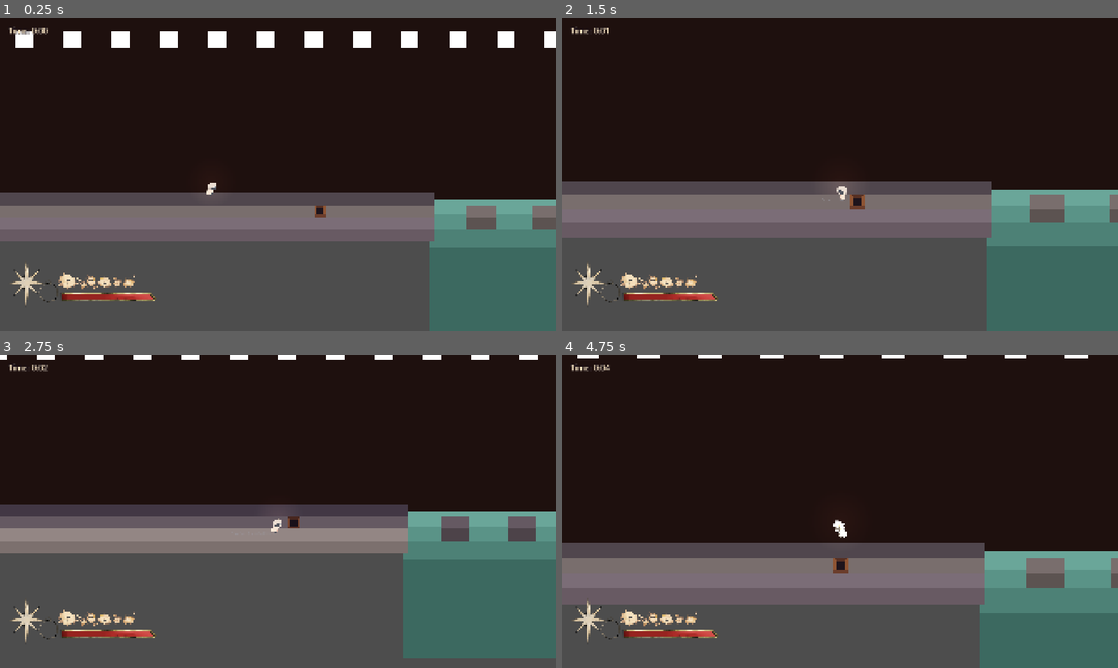
Above: before the commit, frames 1-4 (two rows, left to right).
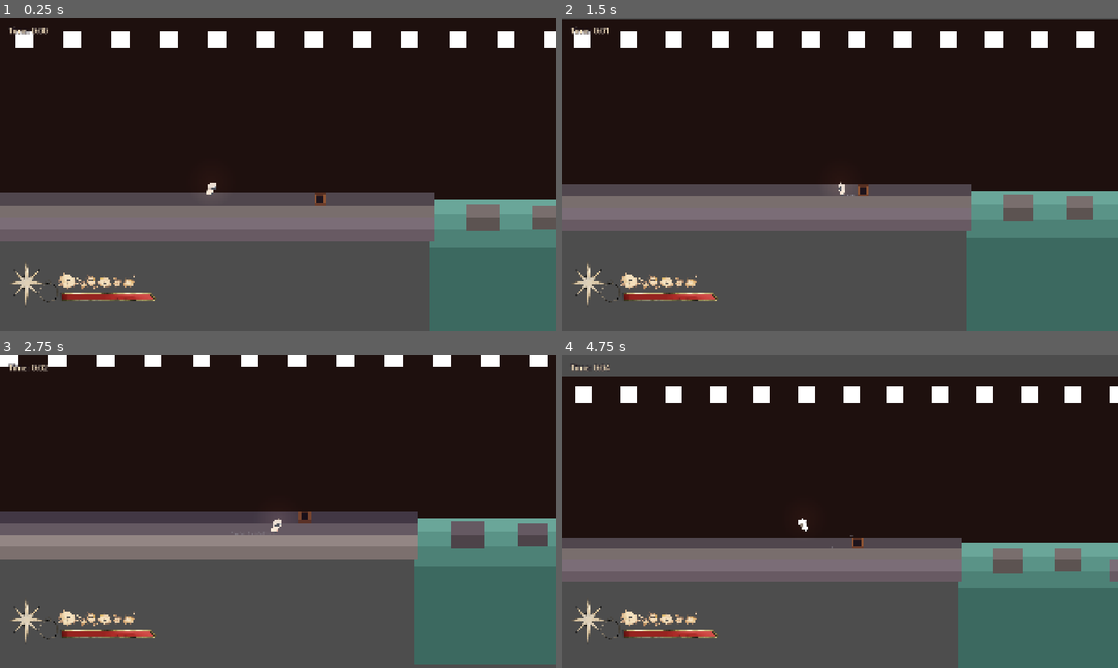
Above: after the commit, the same moments.

Repository: EkaterinaZakharova-13/purgatory-game
Game: Godot game, scene res://Scenes/Levels/main.tscn
Same seed, same stepped clock (60 frames per second), same inputs: the game is played once before the commit and once after it. The engine's default icon, where the game draws it, is replaced by a stand-in: a white triangle on a blue panel in a dark square.
Inputs:
- Up to frame 1 (0.25 s): no input
- Up to frame 2 (1.5 s): hold D (right) 0.53-1.28 s; tap Shift (dash) at 0.6 s; tap Space (jump) at 0.77 s; tap F (orb_platform) at 0.8, 1.35 s; hold A (left) from 1.28 s (still down)
- Up to frame 3 (2.75 s): tap Space (jump) at 1.52 s; tap Shift (dash) at 1.55 s; release A (left) at 2.03 s; hold D (right) from 2.03 s (still down); tap S (closer) at 2.1 s; tap F (orb_platform) at 2.3 s
- Up to frame 4 (4.75 s): tap Shift (dash) at 2.85, 4.55 s; tap Space (jump) at 3.02, 3.77, 4.52 s; release D (right) at 3.53 s; hold A (left) from 3.53 s (still down); tap W (further) at 3.6 s; tap F (orb_platform) at 3.8, 4.35 s

The runs differ from the first frame. In frame 1, 0.3% of the frame differs, in the area x 56-90%, y 55-68%; in frame 2, 8.5%; in frame 3, 11%; in frame 4, 21%, in the area x 0-100%, y 0-100%.

Commit message:
Update dash and orb platform behavior

Diff:
--- a/Scenes/Entities/player.tscn
+++ b/Scenes/Entities/player.tscn
@@ -13,7 +13,7 @@
 size = Vector2(14, 44.5)
 
 [sub_resource type="RectangleShape2D" id="RectangleShape2D_voe2a"]
-size = Vector2(14, 44.5)
+size = Vector2(14, 28)
 
 [sub_resource type="Gradient" id="Gradient_player_glow"]
 offsets = PackedFloat32Array(0, 1)
@@ -110,7 +110,7 @@
 [node name="CloserCheck" type="Area2D" parent="." unique_id=878074665]
 
 [node name="CollisionShape2D" type="CollisionShape2D" parent="CloserCheck" unique_id=1223669340]
-position = Vector2(0, -5.75)
+position = Vector2(0, -14)
 shape = SubResource("RectangleShape2D_voe2a")
 
 [connection signal="animation_finished" from="AnimationPlayer" to="." method="_on_animation_finished"]
--- a/Scenes/Levels/main.tscn
+++ b/Scenes/Levels/main.tscn
@@ -4,9 +4,19 @@
 [ext_resource type="Script" uid="uid://bkhjuv1q4d3lk" path="res://Scripts/layer_manager.gd" id="2_yjsus"]
 [ext_resource type="PackedScene" path="res://Scenes/Entities/orb_crate.tscn" id="3_crate"]
 [ext_resource type="PackedScene" path="res://Scenes/UI/player_hud.tscn" id="4_hud"]
+[ext_resource type="PackedScene" path="res://Scenes/Entities/orb_platform.tscn" id="5_platform"]
 
 [sub_resource type="RectangleShape2D" id="RectangleShape2D_rtip2"]
-size = Vector2(4, 16)
+size = Vector2(4, 32)
+
+[sub_resource type="RectangleShape2D" id="SupportShapeSmall"]
+size = Vector2(74.00002, 29)
+
+[sub_resource type="RectangleShape2D" id="SupportShapeWide"]
+size = Vector2(143.36, 32)
+
+[sub_resource type="RectangleShape2D" id="SupportShapeExtension"]
+size = Vector2(67.2, 32)
 
 [node name="Main" type="Node" unique_id=767089903]
 
@@ -52,19 +62,16 @@
 [node name="Player" parent="." unique_id=456008934 instance=ExtResource("2_u872a")]
 position = Vector2(560, 440)
 
-[node name="OrbCrate" parent="." instance=ExtResource("3_crate")]
-position = Vector2(850, 536)
-current_layer = 2
-
-[node name="OrbCrate2" parent="." instance=ExtResource("3_crate")]
-position = Vector2(1626, 536)
-current_layer = 2
-
-[node name="OrbCrate3" parent="." instance=ExtResource("3_crate")]
-position = Vector2(2025, 536)
-current_layer = 2
-
-[node name="PlayerHUD" parent="." instance=ExtResource("4_hud")]
+[node name="OrbCrate" parent="." unique_id=1770349636 instance=ExtResource("3_crate")]
+position = Vector2(850, 504)
+
+[node name="OrbCrate2" parent="." unique_id=1708099566 instance=ExtResource("3_crate")]
+position = Vector2(3224, 504)
+
+[node name="OrbCrate3" parent="." unique_id=868827589 instance=ExtResource("3_crate")]
+position = Vector2(2174, 504)
+
+[node name="PlayerHUD" parent="." unique_id=1759663052 instance=ExtResource("4_hud")]
 
 [node name="LayerManager" type="Node2D" parent="." unique_id=530471857 groups=["LayerManager"]]
 script = ExtResource("2_yjsus")
@@ -80,7 +87,7 @@
 metadata/_edit_group_ = true
 
 [node name="CollisionShape2D" type="CollisionShape2D" parent="LayerManager/Layer3/Ground" unique_id=518169756]
-position = Vector2(32, -16)
+position = Vector2(32, -32)
 scale = Vector2(16, 2)
 shape = SubResource("RectangleShape2D_rtip2")
 
@@ -97,7 +104,7 @@
 metadata/_edit_group_ = true
 
 [node name="CollisionShape2D" type="CollisionShape2D" parent="LayerManager/Layer3/Ground2" unique_id=2050963441]
-position = Vector2(32, -16)
+position = Vector2(32, -32)
 scale = Vector2(16, 2)
 shape = SubResource("RectangleShape2D_rtip2")
 
@@ -114,7 +121,7 @@
 metadata/_edit_group_ = true
 
 [node name="CollisionShape2D" type="CollisionShape2D" parent="LayerManager/Layer3/Ground5" unique_id=1036435272]
-position = Vector2(32, -16)
+position = Vector2(32, -32)
 scale = Vector2(16, 2)
 shape = SubResource("RectangleShape2D_rtip2")
 
@@ -131,6 +138,59 @@
 scale = Vector2(8, 1)
 color = Color(0.40764993, 0.36278275, 0.35530746, 1)
 metadata/_edit_use_anchors_ = true
+
+[node name="SupportPlatform1240" type="StaticBody2D" parent="LayerManager/Layer3" unique_id=270396443]
+position = Vector2(1240, 520)
+
+[node name="CollisionShape2D" type="CollisionShape2D" parent="LayerManager/Layer3/SupportPlatform1240" unique_id=1664207697]
+position = Vector2(43.30005, 12)
+shape = SubResource("SupportShapeSmall")
+
+[node name="SupportPlatform1417" type="StaticBody2D" parent="LayerManager/Layer3" unique_id=1877789770]
+position = Vector2(1417, 520)
+
+[node name="CollisionShape2D" type="CollisionShape2D" parent="LayerManager/Layer3/SupportPlatform1417" unique_id=1811936727]
+position = Vector2(41, 14.5)
+shape = SubResource("SupportShapeSmall")
+
+[node name="SupportPlatform1576" type="StaticBody2D" parent="LayerManager/Layer3" unique_id=394769155]
+position = Vector2(1576, 520)
+
+[node name="CollisionShape2D" type="CollisionShape2D" parent="LayerManager/Layer3/SupportPlatform1576" unique_id=1788224271]
+position = Vector2(37.999977, 49)
+shape = SubResource("SupportShapeSmall")
+
+[node name="SupportPlatform1943" type="StaticBody2D" parent="LayerManager/Layer3" unique_id=1693831387]
+position = Vector2(1943, 520)
+
+[node name="CollisionShape2D" type="CollisionShape2D" parent="LayerManager/Layer3/SupportPlatform1943" unique_id=131452851]
+position = Vector2(38.999977, 16)
+shape = SubResource("SupportShapeSmall")
+
+[node name="SupportPlatform2136" type="StaticBody2D" parent="LayerManager/Layer3" unique_id=914154798]
+position = Vector2(2136, 520)
+
+[node name="CollisionShape2D" type="CollisionShape2D" parent="LayerManager/Layer3/SupportPlatform2136" unique_id=876465922]
+position = Vector2(39.0001, 17)
+shape = SubResource("SupportShapeSmall")
+
+[node name="SupportPlatform2317" type="StaticBody2D" parent="LayerManager/Layer3" unique_id=756902238]
+position = Vector2(2317, 520)
+
+[node name="CollisionShape2D" type="CollisionShape2D" parent="LayerManager/Layer3/SupportPlatform2317" unique_id=1150005492]
+position = Vector2(40.0001, 15)
+shape = SubResource("SupportShapeSmall")
+
+[node name="SupportPlatform2494" type="StaticBody2D" parent="LayerManager/Layer3" unique_id=393289912]
+position = Vector2(2494, 520)
+
+[node name="CollisionShape2D" type="CollisionShape2D" parent="LayerManager/Layer3/SupportPlatform2494" unique_id=1177172853]
+position = Vector2(38.0001, 17)
+shape = SubResource("SupportShapeSmall")
+
+[node name="OrbPlatform" parent="LayerManager/Layer3" unique_id=252267087 instance=ExtResource("5_platform")]
+position = Vector2(1825, 482)
+scale = Vector2(0.58, 0.58)
 
 [node name="Layer2" type="Node2D" parent="LayerManager" unique_id=541892398]
 modulate = Color(0.8235294, 0.8235294, 0.8235294, 1)
@@ -142,7 +202,7 @@
 metadata/_edit_group_ = true
 
 [node name="CollisionShape2D" type="CollisionShape2D" parent="LayerManager/Layer2/Ground" unique_id=1392604211]
-position = Vector2(32, -16)
+position = Vector2(32, -32)
 scale = Vector2(16, 2)
 shape = SubResource("RectangleShape2D_rtip2")
 
@@ -159,7 +219,7 @@
 metadata/_edit_group_ = true
 
 [node name="CollisionShape2D" type="CollisionShape2D" parent="LayerManager/Layer2/Ground4" unique_id=37553215]
-position = Vector2(32, -16)
+position = Vector2(32, -32)
 scale = Vector2(16, 2)
 shape = SubResource("RectangleShape2D_rtip2")
 
@@ -172,11 +232,11 @@
 
 [node name="Ground2" type="StaticBody2D" parent="LayerManager/Layer2" unique_id=2057447417]
 position = Vector2(1240, 552)
-scale = Vector2(1.2000008, 0.5)
+scale = Vector2(1.35, 0.561)
 metadata/_edit_group_ = true
 
 [node name="CollisionShape2D" type="CollisionShape2D" parent="LayerManager/Layer2/Ground2" unique_id=270836724]
-position = Vector2(32, -16)
+position = Vector2(32, -32)
 scale = Vector2(16, 2)
 shape = SubResource("RectangleShape2D_rtip2")
 
@@ -200,7 +260,7 @@
 metadata/_edit_group_ = true
 
 [node name="CollisionShape2D" type="CollisionShape2D" parent="LayerManager/Layer2/Ground3" unique_id=518412951]
-position = Vector2(32, -16)
+position = Vector2(32, -32)
 scale = Vector2(16, 2)
 shape = SubResource("RectangleShape2D_rtip2")
 
@@ -224,7 +284,7 @@
 metadata/_edit_group_ = true
 
 [node name="CollisionShape2D" type="CollisionShape2D" parent="LayerManager/Layer2/Ground6" unique_id=494292878]
-position = Vector2(32, -16)
+position = Vector2(32, -32)
 scale = Vector2(16, 2)
 shape = SubResource("RectangleShape2D_rtip2")
 
@@ -248,7 +308,7 @@
 metadata/_edit_group_ = true
 
 [node name="CollisionShape2D" type="CollisionShape2D" parent="LayerManager/Layer2/Ground7" unique_id=2095611112]
-position = Vector2(32, -16)
+position = Vector2(32, -32)
 scale = Vector2(16, 2)
 shape = SubResource("RectangleShape2D_rtip2")
 
@@ -272,7 +332,7 @@
 metadata/_edit_group_ = true
 
 [node name="CollisionShape2D" type="CollisionShape2D" parent="LayerManager/Layer2/Ground8" unique_id=1601897834]
-position = Vector2(32, -16)
+position = Vector2(32, -32)
 scale = Vector2(16, 2)
 shape = SubResource("RectangleShape2D_rtip2")
 
@@ -296,7 +356,7 @@
 metadata/_edit_group_ = true
 
 [node name="CollisionShape2D" type="CollisionShape2D" parent="LayerManager/Layer2/Ground9" unique_id=900599743]
-position = Vector2(32, -16)
+position = Vector2(32, -32)
 scale = Vector2(16, 2)
 shape = SubResource("RectangleShape2D_rtip2")
 
@@ -313,6 +373,20 @@
 scale = Vector2(8, 1)
 color = Color(0.43850598, 0.39296445, 0.3859772, 1)
 metadata/_edit_use_anchors_ = true
+
+[node name="SupportPlatform1576" type="StaticBody2D" parent="LayerManager/Layer2" unique_id=1006642100]
+position = Vector2(1576, 552)
+
+[node name="CollisionShape2D" type="CollisionShape2D" parent="LayerManager/Layer2/SupportPlatform1576" unique_id=2035695693]
+position = Vector2(37.999977, 17)
+shape = SubResource("SupportShapeSmall")
+
+[node name="SupportPlatform1752" type="StaticBody2D" parent="LayerManager/Layer2" unique_id=2133665440]
+position = Vector2(1752, 552)
+
+[node name="CollisionShape2D" type="CollisionShape2D" parent="LayerManager/Layer2/SupportPlatform1752" unique_id=1216260283]
+position = Vector2(71.68, -16)
+shape = SubResource("SupportShapeWide")
 
 [node name="Layer1" type="Node2D" parent="LayerManager" unique_id=990853741]
 metadata/_edit_lock_ = true
@@ -323,7 +397,7 @@
 metadata/_edit_group_ = true
 
 [node name="CollisionShape2D" type="CollisionShape2D" parent="LayerManager/Layer1/Ground5" unique_id=133003470]
-position = Vector2(32, -16)
+position = Vector2(32, -32)
 scale = Vector2(16, 2)
 shape = SubResource("RectangleShape2D_rtip2")
 
@@ -347,7 +421,7 @@
 metadata/_edit_group_ = true
 
 [node name="CollisionShape2D" type="CollisionShape2D" parent="LayerManager/Layer1/Ground" unique_id=1502857119]
-position = Vector2(32, -16)
+position = Vector2(32, -32)
 scale = Vector2(16, 2)
 shape = SubResource("RectangleShape2D_rtip2")
 
@@ -371,7 +445,7 @@
 metadata/_edit_group_ = true
 
 [node name="CollisionShape2D" type="CollisionShape2D" parent="LayerManager/Layer1/Ground2" unique_id=51992860]
-position = Vector2(32, -16)
+position = Vector2(32, -32)
 scale = Vector2(16, 2)
 shape = SubResource("RectangleShape2D_rtip2")
 
@@ -395,7 +469,7 @@
 metadata/_edit_group_ = true
 
 [node name="CollisionShape2D" type="CollisionShape2D" parent="LayerManager/Layer1/Ground4" unique_id=229871297]
-position = Vector2(32, -16)
+position = Vector2(32, -32)
 scale = Vector2(16, 2)
 shape = SubResource("RectangleShape2D_rtip2")
 
@@ -412,6 +486,55 @@
 scale = Vector2(8, 1)
 color = Color(0.48668993, 0.43843925, 0.43103063, 1)
 metadata/_edit_use_anchors_ = true
+
+[node name="SupportPlatform1240" type="StaticBody2D" parent="LayerManager/Layer1" unique_id=1177062555]
+position = Vector2(1240, 584)
+
+[node name="CollisionShape2D" type="CollisionShape2D" parent="LayerManager/Layer1/SupportPlatform1240" unique_id=1630055231]
+position = Vector2(38.4, -16)
+shape = SubResource("SupportShapeSmall")
+
+[node name="SupportPlatform1417" type="StaticBody2D" parent="LayerManager/Layer1" unique_id=322896770]
+position = Vector2(1417, 584)
+
+[node name="CollisionShape2D" type="CollisionShape2D" parent="LayerManager/Layer1/SupportPlatform1417" unique_id=1968979901]
+position = Vector2(38.4, -16)
+shape = SubResource("SupportShapeSmall")
+
+[node name="SupportPlatform1943" type="StaticBody2D" parent="LayerManager/Layer1" unique_id=1870166005]
+position = Vector2(1943, 584)
+
+[node name="CollisionShape2D" type="CollisionShape2D" parent="LayerManager/Layer1/SupportPlatform1943" unique_id=1550696048]
+position = Vector2(38.4, -16)
+shape = SubResource("SupportShapeSmall")
+
+[node name="SupportPlatform2136" type="StaticBody2D" parent="LayerManager/Layer1" unique_id=1472858723]
+position = Vector2(2136, 584)
+
+[node name="CollisionShape2D" type="CollisionShape2D" parent="LayerManager/Layer1/SupportPlatform2136" unique_id=1014250936]
+position = Vector2(38.4, -16)
+shape = SubResource("SupportShapeSmall")
+
+[node name="SupportPlatform2317" type="StaticBody2D" parent="LayerManager/Layer1" unique_id=748767521]
+position = Vector2(2317, 584)
+
+[node name="CollisionShape2D" type="CollisionShape2D" parent="LayerManager/Layer1/SupportPlatform2317" unique_id=1928454327]
+position = Vector2(38.4, -16)
+shape = SubResource("SupportShapeSmall")
+
+[node name="SupportPlatform2494" type="StaticBody2D" parent="LayerManager/Layer1" unique_id=267041026]
+position = Vector2(2494, 584)
+
+[node name="CollisionShape2D" type="CollisionShape2D" parent="LayerManager/Layer1/SupportPlatform2494" unique_id=1623590773]
+position = Vector2(38.4, -16)
+shape = SubResource("SupportShapeSmall")
+
+[node name="SupportPlatform1828" type="StaticBody2D" parent="LayerManager/Layer1" unique_id=100348920]
+position = Vector2(1828.8, 584)
+
+[node name="CollisionShape2D" type="CollisionShape2D" parent="LayerManager/Layer1/SupportPlatform1828" unique_id=1290460274]
+position = Vector2(33.6, -16)
+shape = SubResource("SupportShapeExtension")
 
 [node name="WhiteBoxes" type="Node2D" parent="." unique_id=2058884979]
 
--- a/Scenes/UI/player_hud.gd
+++ b/Scenes/UI/player_hud.gd
@@ -6,7 +6,7 @@
 @export var sanity_recovery_delay := 2.0
 @export var recovery_flower_texture: Texture2D
 @export_range(1.0, 1.15) var orb_zoom_multiplier := 1.06
-@export_range(1.0, 1.6) var dash_zoom_multiplier := 1.35
+@export_range(0.75, 1.0) var dash_zoom_multiplier := 0.9
 @export_range(0.0, 0.3) var orb_vignette_strength := 0.16
 @export var screen_effect_smoothing := 8.0
 
@@ -41,7 +41,7 @@
 func _process(delta: float) -> void:
 	var orb_is_active := false
 	var orb_is_placed := false
-	var orb_is_in_crate := false
+	var orb_is_in_holder := false
 	var camera: Camera2D
 	var player := get_tree().get_first_node_in_group("Player")
 	if player != null:
@@ -50,7 +50,7 @@
 			orb_is_active = bool(orb.get("is_active"))
 			orb_is_placed = bool(orb.get("is_placed"))
 			var receiver := orb.get("placed_platform") as Node2D
-			orb_is_in_crate = orb_is_placed and receiver != null and receiver.is_in_group("OrbCrates")
+			orb_is_in_holder = orb_is_placed and receiver != null and (receiver.is_in_group("OrbCrates") or receiver.is_in_group("OrbPlatforms"))
 		camera = player.get_node_or_null("Camera2D") as Camera2D
 
 	var dash_is_active := player != null and float(player.get("dash_duration_remaining")) > 0.0
@@ -60,7 +60,7 @@
 	if orb_is_placed:
 		time_since_orb_removed = 0.0
 		if sanity > 0.0:
-			var drain_rate: float = crate_sanity_drain_per_second if orb_is_in_crate else orb_sanity_drain_per_second
+			var drain_rate: float = crate_sanity_drain_per_second if orb_is_in_holder else orb_sanity_drain_per_second
 			sanity = maxf(0.0, sanity - drain_rate * delta)
 			sanity_is_changing = true
 			flower_particles.texture = depletion_flower_texture
@@ -101,10 +101,10 @@
 		camera_zoom_initialized = true
 
 	var target_zoom_multiplier := 1.0
-	if orb_is_active:
-		target_zoom_multiplier = maxf(target_zoom_multiplier, orb_zoom_multiplier)
 	if dash_is_active:
-		target_zoom_multiplier = maxf(target_zoom_multiplier, dash_zoom_multiplier)
+		target_zoom_multiplier = dash_zoom_multiplier
+	elif orb_is_active:
+		target_zoom_multiplier = orb_zoom_multiplier
 	var target_zoom := normal_camera_zoom * target_zoom_multiplier
 	camera.zoom = camera.zoom.lerp(target_zoom, blend)
 
--- a/Scripts/layer_manager.gd
+++ b/Scripts/layer_manager.gd
@@ -8,12 +8,13 @@
 @export_range(0, 1, 0.01) var ambient_color := 0.0
 
 func _ready():
-	var i = 1 # Increments
+	var i := 1
 	for layer in get_children():
-		layer.z_index = i * DEPTH_Z_STRIDE
+		var layer_number := _collision_layer_for_name(String(layer.name), i)
+		layer.z_index = layer_number * DEPTH_Z_STRIDE
 		layer.z_as_relative = false
 		for node in layer.get_children():
-			var distance = abs(i - player.current_mask)
+			var distance: int = absi(layer_number - player.current_mask)
 			var canvas_item := node as CanvasItem
 			if canvas_item != null:
 				canvas_item.modulate = Color.from_hsv(ambient_color, float(distance) / 10.0, 1.0 - (float(distance) / 10.0), 1.0)
@@ -26,8 +27,15 @@
 						canvas_item.z_index = 0
 			if node is CollisionObject2D:
 				node.collision_layer = 0
-				node.set_collision_layer_value(i, 1)
+				node.set_collision_layer_value(layer_number, true)
 		i += 1
+
+func _collision_layer_for_name(layer_name: String, fallback: int) -> int:
+	match layer_name:
+		"Layer3": return 1
+		"Layer2": return 2
+		"Layer1": return 3
+		_: return fallback
 
 func _depth_y(node: Node2D) -> float:
 	var collision_shape := node.get_node_or_null("CollisionShape2D") as CollisionShape2D
@@ -59,7 +67,8 @@
 		var i = 1 # Increments
 		for layer in get_children():
 			for node in layer.get_children():
-				var distance = abs(i - player.current_mask)
+				var layer_number := _collision_layer_for_name(String(layer.name), i)
+				var distance: int = absi(layer_number - player.current_mask)
 				var target_color = Color.from_hsv(ambient_color, float(distance) / 10.0, 1.0 - (float(distance) / 10.0), 1.0)
 				var weight = 1.0 - exp(-10.0 * delta)
 				var canvas_item := node as CanvasItem
--- a/Scripts/orb_crate.gd
+++ b/Scripts/orb_crate.gd
@@ -127,7 +127,7 @@
 	current_layer = layer_number
 	var layer_bit := 1 << (current_layer - 1)
 	collision_layer = layer_bit
-	collision_mask = layer_bit
+	collision_mask = layer_bit | 1
 	z_index = clampi(current_layer * DEPTH_Z_STRIDE + roundi(global_position.y + 16.0), -4096, 4096)
 
 func _on_body_entered(body: Node2D) -> void:
--- a/Scripts/orb_platform.gd
+++ b/Scripts/orb_platform.gd
@@ -1,4 +1,7 @@
 extends StaticBody2D
+
+@export_range(1, 3, 1) var current_layer := 1
+@export_range(0.1, 1.0, 0.05) var stored_orb_scale := 0.5
 
 @onready var interaction_area: Area2D = $InteractionArea
 @onready var visuals: Node2D = $Visuals
@@ -18,13 +21,15 @@
 func interact(player: Node2D, orb: Node2D) -> bool:
 	if not is_player_in_range(player):
 		return false
+	if int(player.get("current_mask")) != current_layer:
+		return false
 	if placed_orb != null:
 		return false
 	if not bool(orb.get("is_active")) or bool(orb.get("is_placing")) or bool(orb.get("is_placed")) or bool(orb.get("is_recalling")):
 		return false
 
 	placed_orb = orb
-	orb.call("place_on", orb_anchor, self)
+	orb.call("place_on", orb_anchor, self, Vector2.ONE * stored_orb_scale)
 	return true
 
 func on_orb_arrived(orb: Node2D) -> void:
--- a/Scripts/player.gd
+++ b/Scripts/player.gd
@@ -25,7 +25,7 @@
 @export var stop_threshold: float = 5.0
 
 @export_group("Dash")
-@export_range(1.0, 1.8, 0.05) var dash_speed_multiplier: float = 1.5
+@export_range(1.0, 2.5, 0.05) var dash_speed_multiplier: float = 2.0
 @export_range(0.1, 2.0, 0.1) var dash_duration: float = 0.8
 @export_range(0.1, 10.0, 0.1) var dash_cooldown: float = 3.0
 @export var dash_tint := Color(1.8, 1.6, 1.3, 1.0)
